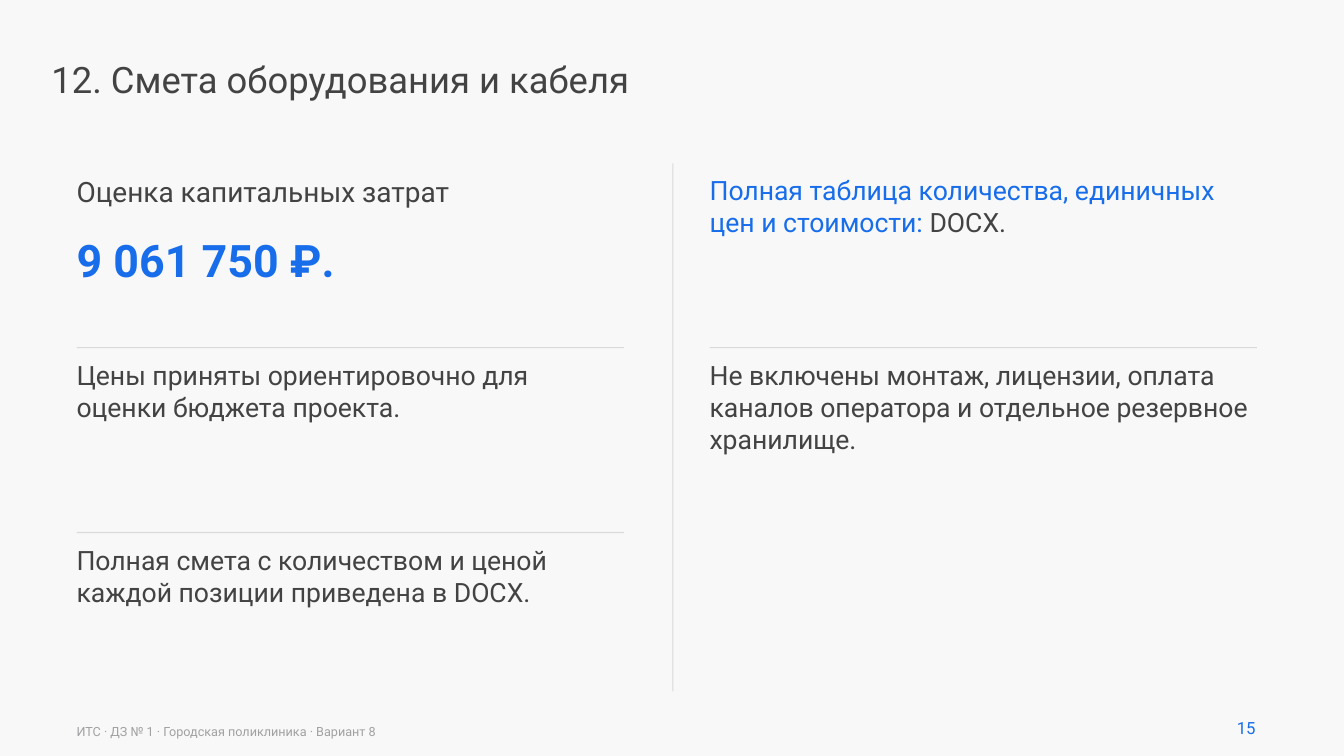
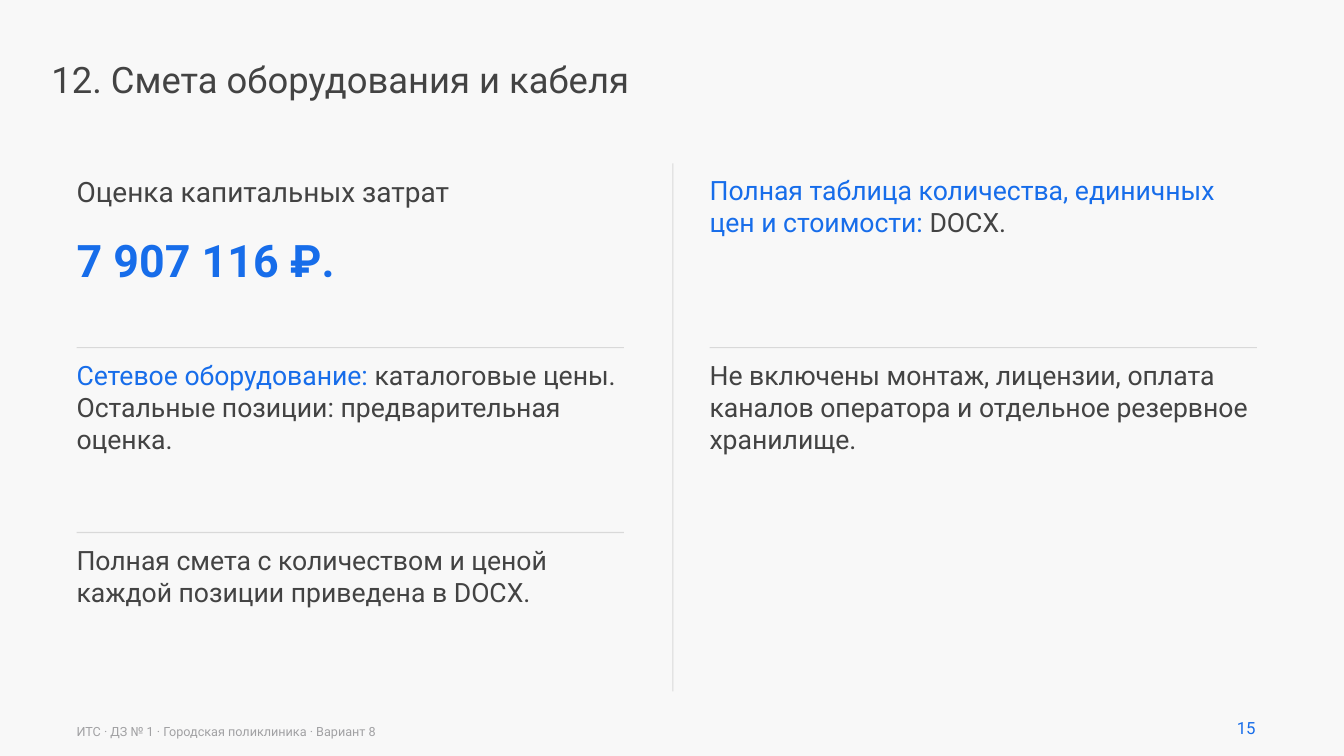
Before and after one commit to warofconnection/dz, a slide deck: slide 15 of docs/Презентация_вариант_8.pptx. Drawn at 1344x756 pixels with LibreOffice and Linux fonts; fonts in the diff are those of the drawing. Boxes give left, top, right and bottom in pixels: in the first picture for what was removed or moved away, otherwise in the second. Text is boxed around its words. In the diff, an @@ line names an element or a change of style, - is before the commit and + after.

```diff
--- a/docs/Презентация_вариант_8.pptx
+++ b/docs/Презентация_вариант_8.pptx
@@ text at [77,244,279,278]: text changed @@
-9 061 750 ₽.
+7 907 116 ₽.
@@ text at [77,365,616,453]: text changed @@
-Цены приняты ориентировочно для оценки бюджета проекта.
+Сетевое оборудование: каталоговые цены. Остальные позиции: предварительная оценка.
```
Also in this commit, not shown: 6 other slides changed, 20 other files.
